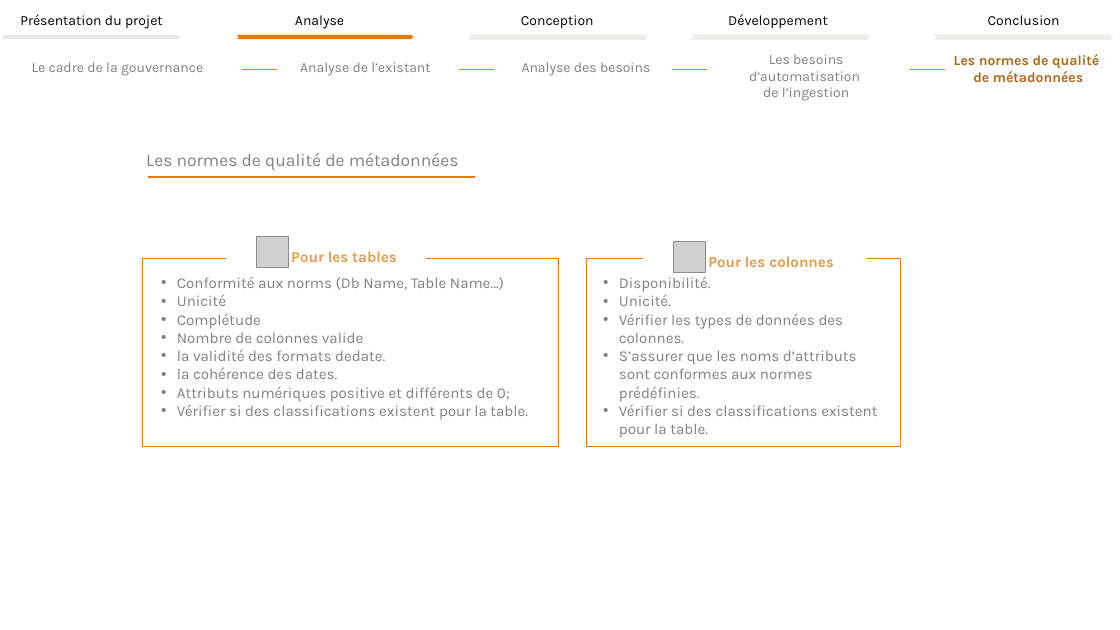
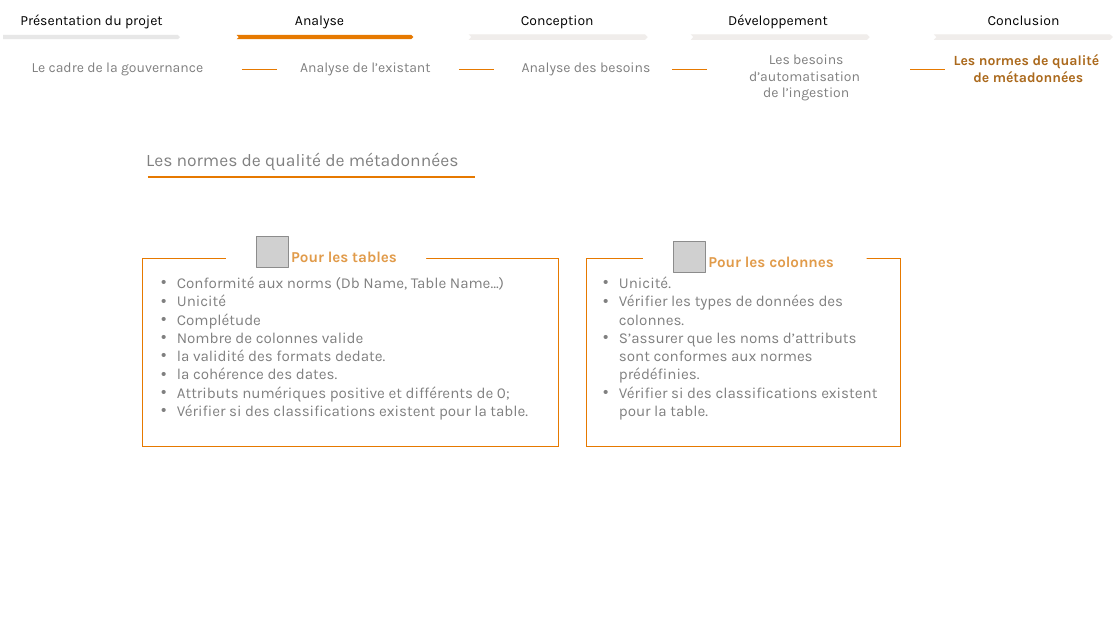
Before and after one commit to simmoahmed/pfe_code_source, a slide deck: slide 22 of ppt_maadoudi.pptx. Drawn at 1120x630 pixels with LibreOffice and Linux fonts; fonts in the diff are those of the drawing; grey boxes stand for pictures. Boxes give left, top, right and bottom in pixels: in the first picture for what was removed or moved away, otherwise in the second. Text is boxed around its words. In the diff, an @@ line names an element or a change of style, - is before the commit and + after.

```diff
--- a/ppt_maadoudi.pptx
+++ b/ppt_maadoudi.pptx
@@ text at bbox=[619, 276, 711, 292]: paragraph removed @@
-• Disponibilité.
```
Also in this commit, not shown: 2 other slides changed.
